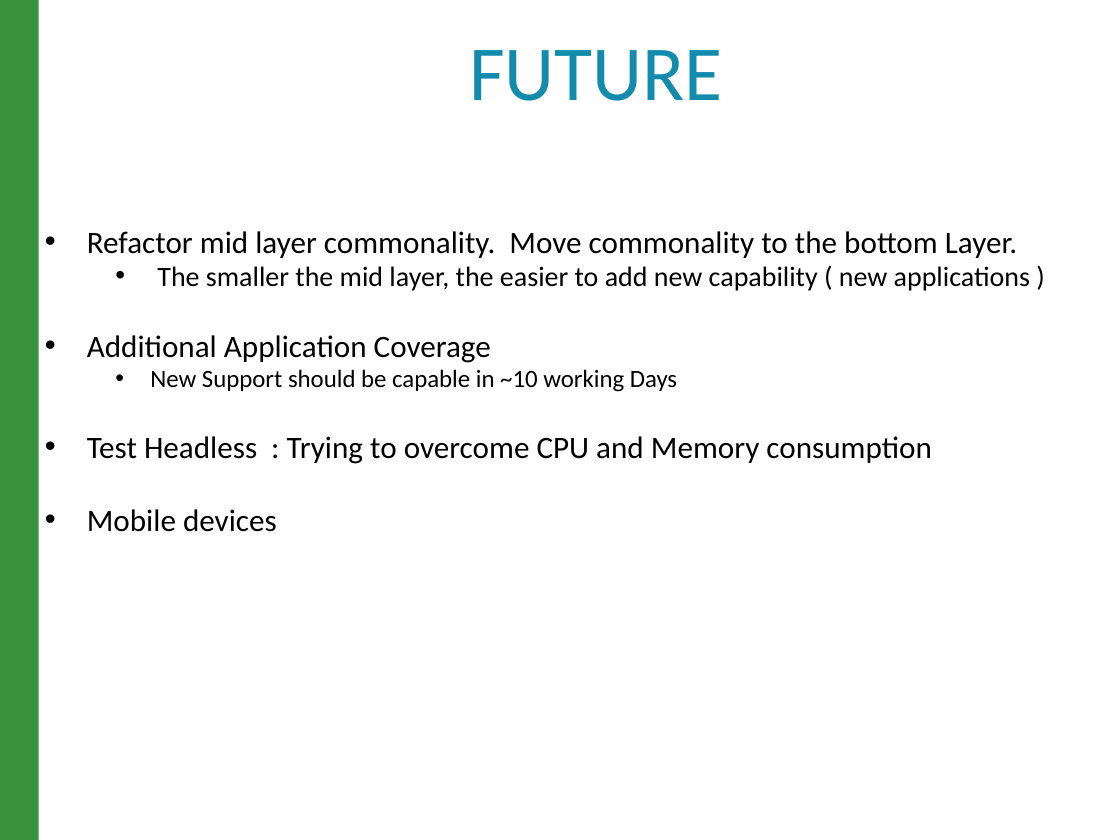
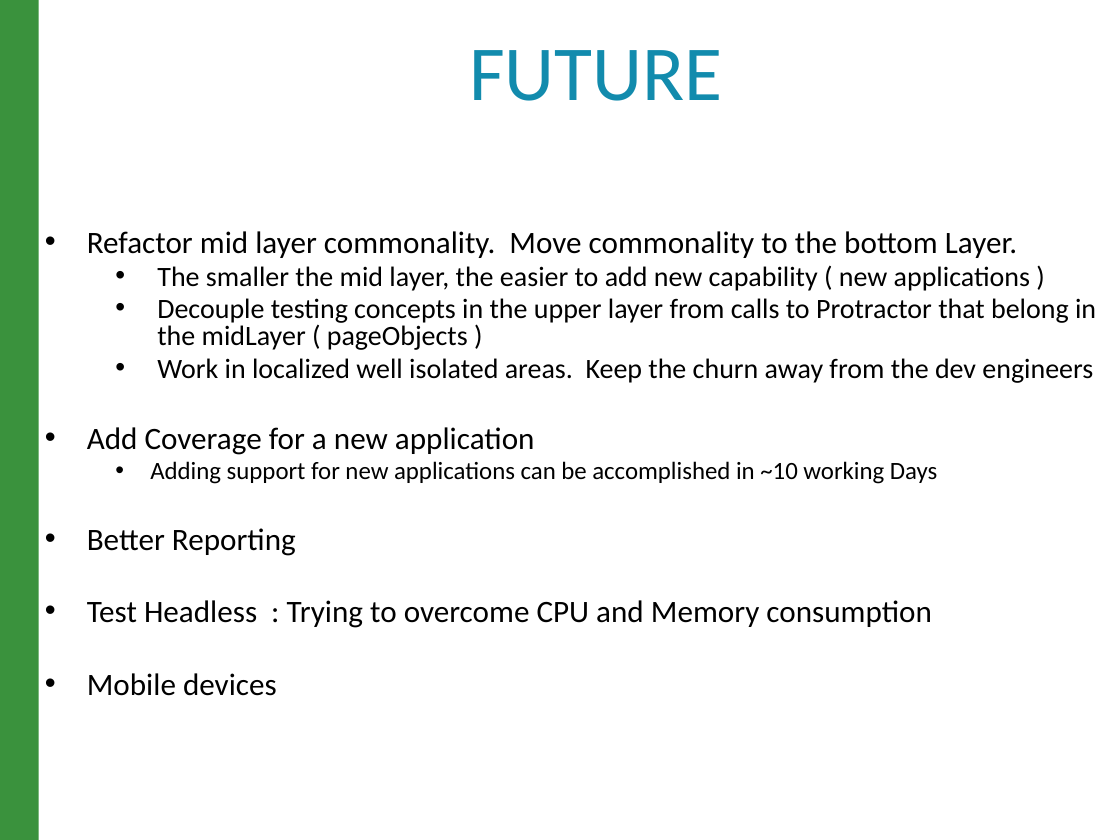
Before and after one commit to raghav9329/mainProf, a slide deck: slide 16 of CurrentWork_Delta/CX_StrategyPowerPoint.pptx (slide 15 before the commit). Drawn at 1120x840 pixels with LibreOffice and Linux fonts; fonts in the diff are those of the drawing. Boxes give left, top, right and bottom in pixels: in the first picture for what was removed or moved away, otherwise in the second. Text is boxed around its words. In the diff, an @@ line names an element or a change of style, - is before the commit and + after.

```diff
--- a/CurrentWork_Delta/CX_StrategyPowerPoint.pptx
+++ b/CurrentWork_Delta/CX_StrategyPowerPoint.pptx
@@ text at (87,298,1096,556): text changed; size 16 to 18 pt @@
-• Additional Application Coverage
-  • New Support should be capable in ~10 working Days
+  • Decouple testing concepts in the upper layer from calls to Protractor that belong in the midLayer ( pageObjects )
+  • Work in localized well isolated areas. Keep the churn away from the dev engineers
+• Add Coverage for a new application
+  • Adding support for new applications can be accomplished in ~10 working Days
+• Better Reporting
```
Also in this commit, not shown: 3 other slides changed, 1 slide added, 2 other files.
